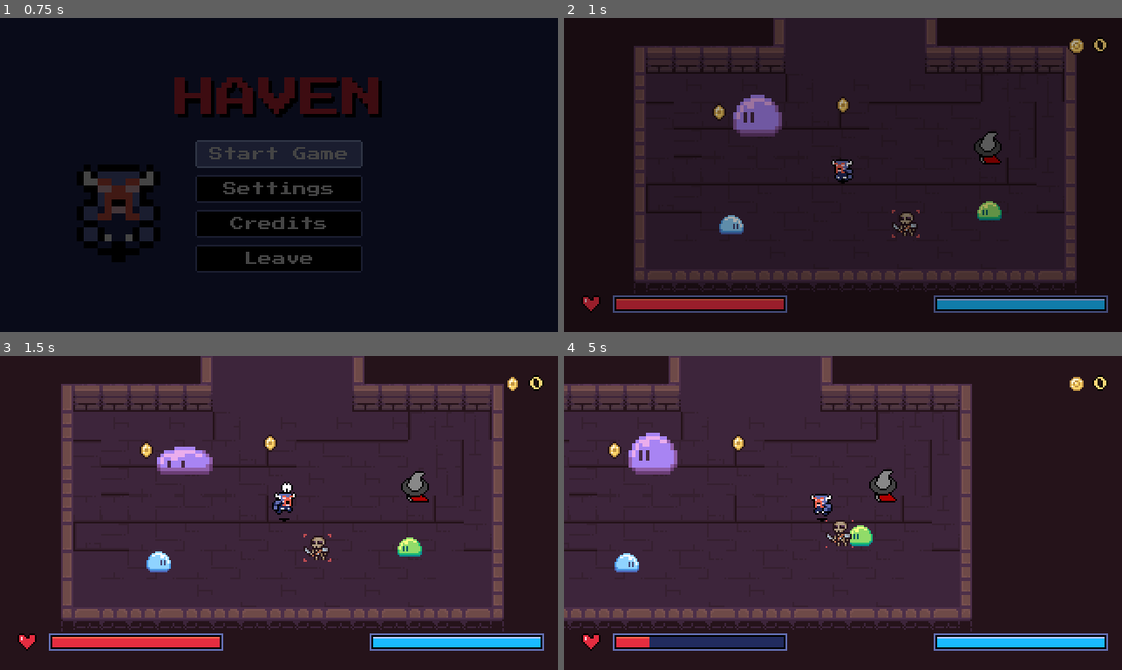
Above: before the commit, frames 1-4 (two rows, left to right).
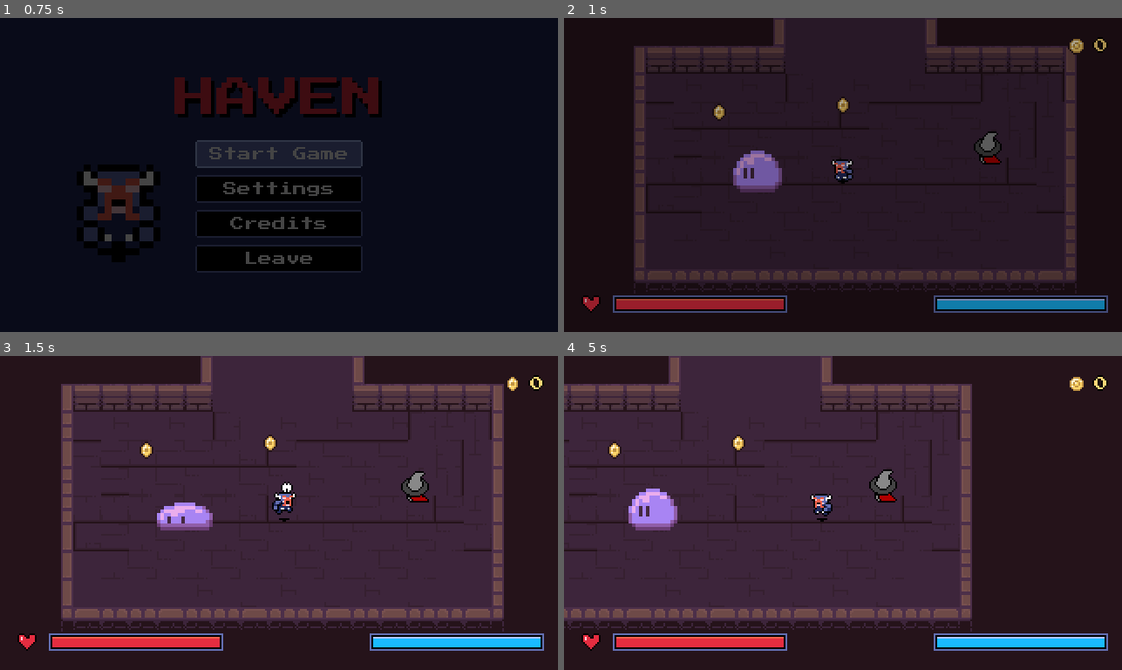
Above: after the commit, the same moments.

Repository: DaEpickid540/haven-2026
Game: Godot game, scene res://Scenes/main.tscn
The game is run twice, just before and just after one commit, with the same random seed, the same clock (stepped at 60 frames per second) and the same inputs.
Inputs (mouse positions are in pixels of both pictures, inside the frame that each line leads up to):
- Up to frame 1 (0.75 s): click "Start Game" at 0.5 s
- Up to frame 2 (1 s): no input
- Up to frame 3 (1.5 s): move the mouse to (401, 497) at 1.27 s; hold Right (right) from 1.28 s (still down); tap J (attack) at 1.35 s; click (401, 497) at 1.42 s
- Up to frame 4 (5 s): move the mouse to (731, 528) at 2.02 s; release Right (right) at 2.03 s; hold Down (down) 2.03-2.78 s; tap J (attack) at 2.1, 3.05, 3.8, 4.35 s; move the mouse to (898, 443) at 2.77 s; hold Right (right) 2.78-3.53 s; hold X (dash) 2.78-3.53 s; move the mouse to (815, 575) at 3.52 s; hold Up (up) 3.53-4.28 s; tap E (interact) at 3.6 s; click (815, 575) at 3.67 s; move the mouse to (1010, 560) at 4.27 s; hold Left (left) from 4.28 s (still down)

Frame 1 is identical in both runs. In frame 2, 2.4% of the frame differs, in the area x 27-79%, y 24-70%; in frame 3, 2.2%; in frame 4, 3.3%, in the area x 9-56%, y 24-93%.

Commit message:
Update

Diff:
--- a/Scenes/dunegon_hub.tscn
+++ b/Scenes/dunegon_hub.tscn
@@ -3,13 +3,10 @@
 [ext_resource type="Texture2D" uid="uid://chw2o8hrbwh8d" path="res://Assets/2D Pixel Dungeon Asset Pack/character and tileset/Dungeon_Tileset.png" id="1_4hdsq"]
 [ext_resource type="Script" uid="uid://dbny122ne7k8l" path="res://Scenes/dunegon_hub.gd" id="1_j46jl"]
 [ext_resource type="PackedScene" uid="uid://bwx5y3sqfe8k8" path="res://Scenes/player.tscn" id="2_mry4j"]
-[ext_resource type="PackedScene" uid="uid://db0fpjasttonn" path="res://enemy.tscn" id="4_37qhs"]
 [ext_resource type="PackedScene" uid="uid://d3wpnvgylt40e" path="res://Scenes/LeaveHubModal.tscn" id="4_leave"]
 [ext_resource type="PackedScene" uid="uid://q5pxe0da1c0p" path="res://Scenes/shopkeeper.tscn" id="5_37qhs"]
 [ext_resource type="PackedScene" uid="uid://cqundqlt10qo0" path="res://Scenes/shop.tscn" id="5_shop"]
-[ext_resource type="PackedScene" uid="uid://bn1x13txttkg" path="res://Scenes/skeleton.tscn" id="6_skel"]
 [ext_resource type="PackedScene" uid="uid://r5xfe1r04fk" path="res://boss_green.tscn" id="7_06ehb"]
-[ext_resource type="PackedScene" uid="uid://d1w04finjod5s" path="res://slime_blue.tscn" id="9_7sj57"]
 [ext_resource type="PackedScene" path="res://Scenes/coin.tscn" id="10_prlfk"]
 
 [sub_resource type="TileSetAtlasSource" id="TileSetAtlasSource_mry4j"]
@@ -161,15 +158,6 @@
 
 [node name="Shop" parent="." unique_id=1734087060 instance=ExtResource("5_shop")]
 
-[node name="Slime" parent="." unique_id=1620705969 instance=ExtResource("4_37qhs")]
-position = Vector2(245, 108)
-
-[node name="Skeleton" parent="." unique_id=1392494296 instance=ExtResource("6_skel")]
-position = Vector2(200, 120)
-
-[node name="SlimeBlue" parent="." unique_id=1556184731 instance=ExtResource("9_7sj57")]
-position = Vector2(101, 109)
-
 [node name="Coins" type="Node2D" parent="." unique_id=540540695]
 
 [node name="Coin" parent="Coins" unique_id=685441500 instance=ExtResource("10_prlfk")]
--- a/boss_green.gd
+++ b/boss_green.gd
@@ -1,10 +1,10 @@
 extends CharacterBody2D
 
 @export var max_health := 10
-@export var contact_damage := 1       # Damage if player touches it while walking/idle (optional)
-@export var attack_damage := 3       # Damage dealt by the ranged pound attack
-@export var attack_range := 65.0     # Maximum distance the pound attack reaches
-@export var attack_interval := 5.0   # Time between pound attacks
+@export var contact_damage := 1
+@export var attack_damage := 3
+@export var attack_range := 65.0
+@export var attack_interval := 5.0
 @export var loot_rewarded := 5
 
 @onready var animated_sprite_2d: AnimatedSprite2D = $AnimatedSprite2D
@@ -19,32 +19,27 @@
 	dying = false
 	health = max_health
 
-	# Fixes spritesheet centering by shifting it up by 16 pixels
 	if animated_sprite_2d:
-		animated_sprite_2d.position.y = -16
+		animated_sprite_2d.position.y = 0
 
 func _physics_process(delta: float) -> void:
 	if dying:
 		return
 
-	# If the boss is currently performing its pound attack, stay still and skip tracking
 	if is_attacking:
 		velocity = Vector2.ZERO
 		move_and_slide()
 		return
 
-	# Accumulate time toward the next 5-second pound attack
 	_attack_timer += delta
 	if _attack_timer >= attack_interval:
 		_attack_timer = 0.0
 		execute_pound_attack()
 		return
 
-	# Stay completely in place and play idle animation
 	velocity = Vector2.ZERO
 	animated_sprite_2d.play("idle")
 
-	# Optional: face the player while standing still
 	var player = get_player()
 	if player:
 		var dir_x = player.global_position.x - global_position.x
@@ -58,7 +53,7 @@
 	is_attacking = true
 	velocity = Vector2.ZERO
 
-	# 1. Play jump_up animation
+	animated_sprite_2d.position.y = -16
 	animated_sprite_2d.play("jump_up")
 	await animated_sprite_2d.animation_finished
 
@@ -72,6 +67,7 @@
 
 	await animated_sprite_2d.animation_finished
 	is_attacking = false
+	animated_sprite_2d.position.y = 0
 
 func check_and_damage_player_in_range() -> void:
 	var player = get_player()
--- a/boss_green.tscn
+++ b/boss_green.tscn
@@ -178,5 +178,5 @@
 [node name="DamageArea" type="Area2D" parent="." unique_id=1552068756]
 
 [node name="CollisionShape2D" type="CollisionShape2D" parent="DamageArea" unique_id=2084314015]
-position = Vector2(-1, 5)
+position = Vector2(-1, 1.5)
 shape = SubResource("RectangleShape2D_0wjns")
